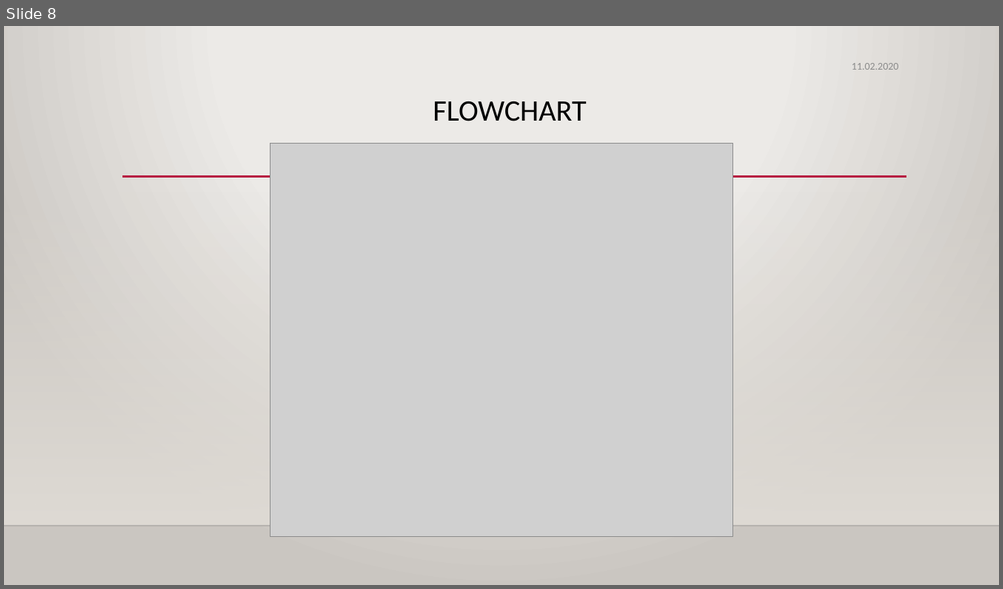
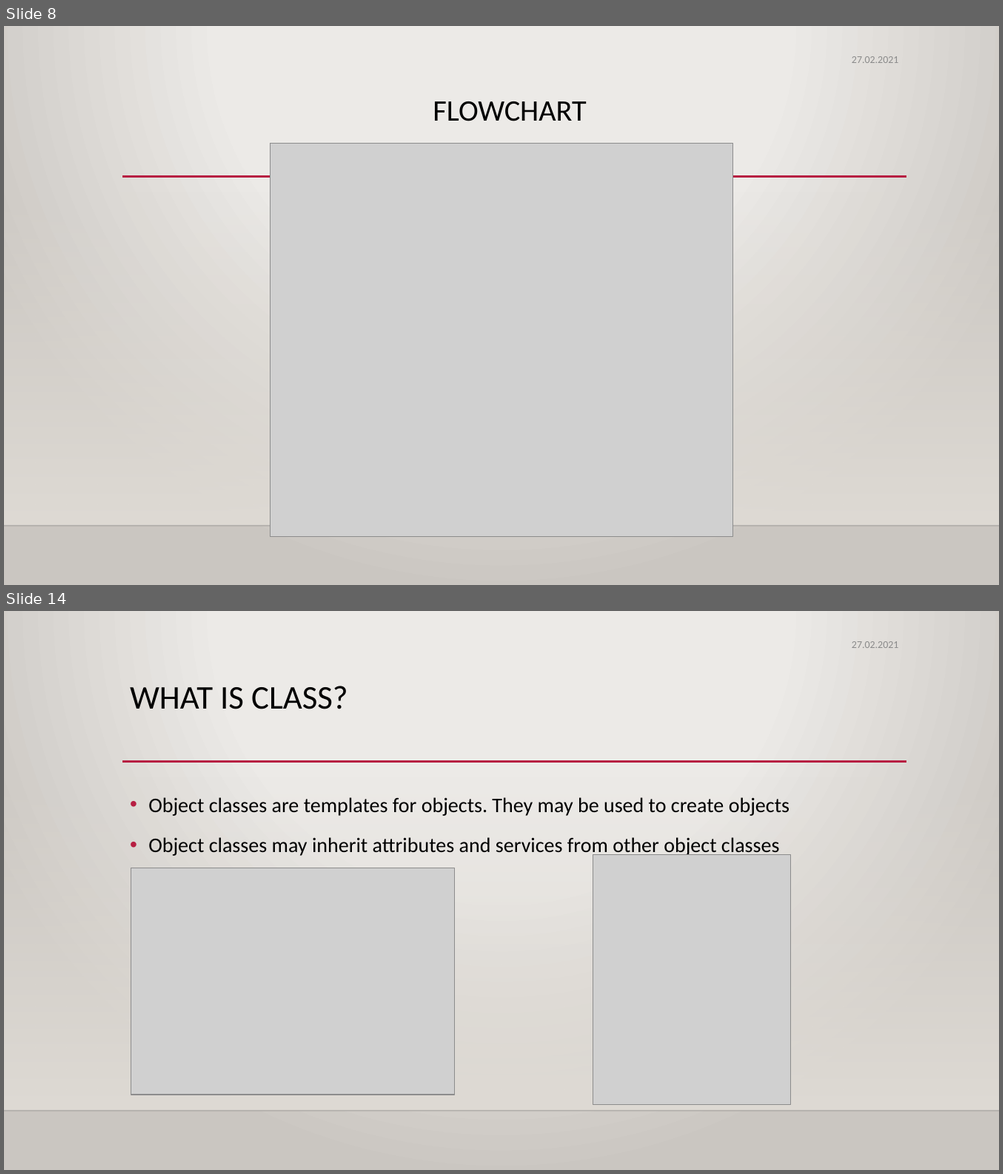
Before and after one commit to Tuyji/Medipol_OOP_2021, a slide deck: w1/w1_OOP_2021.pptx. Shown one above the other, each under a label of ours: slide 8 before the commit, slides 8 and 14 after it; the slides between them are not shown. The pictures are 1003x589 and 1003x1174 pixels, drawn with LibreOffice and Linux fonts; fonts in the diff are those of the drawing; grey boxes stand for pictures; background and template pictures are left out. Boxes give left, top, right and bottom in pixels: in the first picture for what was removed or moved away, otherwise in the second. Text is boxed around its words. In the diff, an @@ line names an element or a change of style, - is before the commit and + after.

```diff
--- a/w1/w1_OOP_2021.pptx
+++ b/w1/w1_OOP_2021.pptx
@@ slide 14 added at (x1=4, y1=611, x2=999, y2=1170), background gradient #ECEAE7 to #CAC7C1; not listed: 3 template elements that a slide beside it also shows @@
@@ text added at (x1=851, y1=641, x2=899, y2=648), 10 pt, text #8C8C8C @@
+27.02.2021
@@ title added at (x1=130, y1=686, x2=348, y2=709), 32 pt, text #000000 @@
+WHAT IS CLASS?
@@ text added at (x1=148, y1=797, x2=789, y2=857), 20 pt, text #000000 @@
+• Object classes are templates for objects. They may be used to create objects
+• Object classes may inherit attributes and services from other object classes
@@ picture added at (x1=131, y1=869, x2=454, y2=1095) @@
@@ picture added at (x1=593, y1=855, x2=791, y2=1105) @@
@@ slide 8 changed as well @@
@@ text at (x1=851, y1=56, x2=899, y2=63): text changed @@
-11.02.2020
+27.02.2021
```
Also in this commit, not shown: 9 other slides changed, 8 other slides added, 11 other files.
